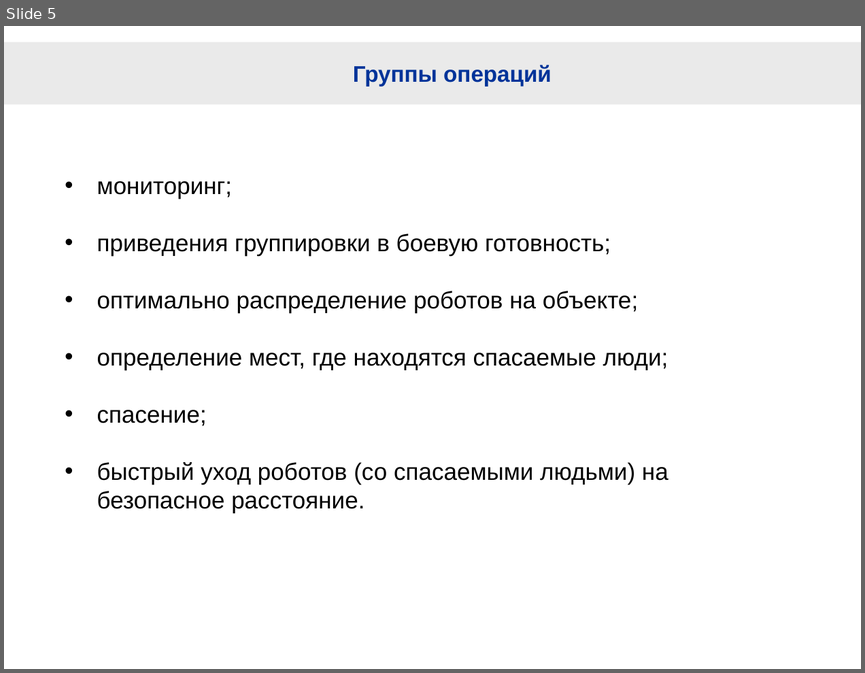
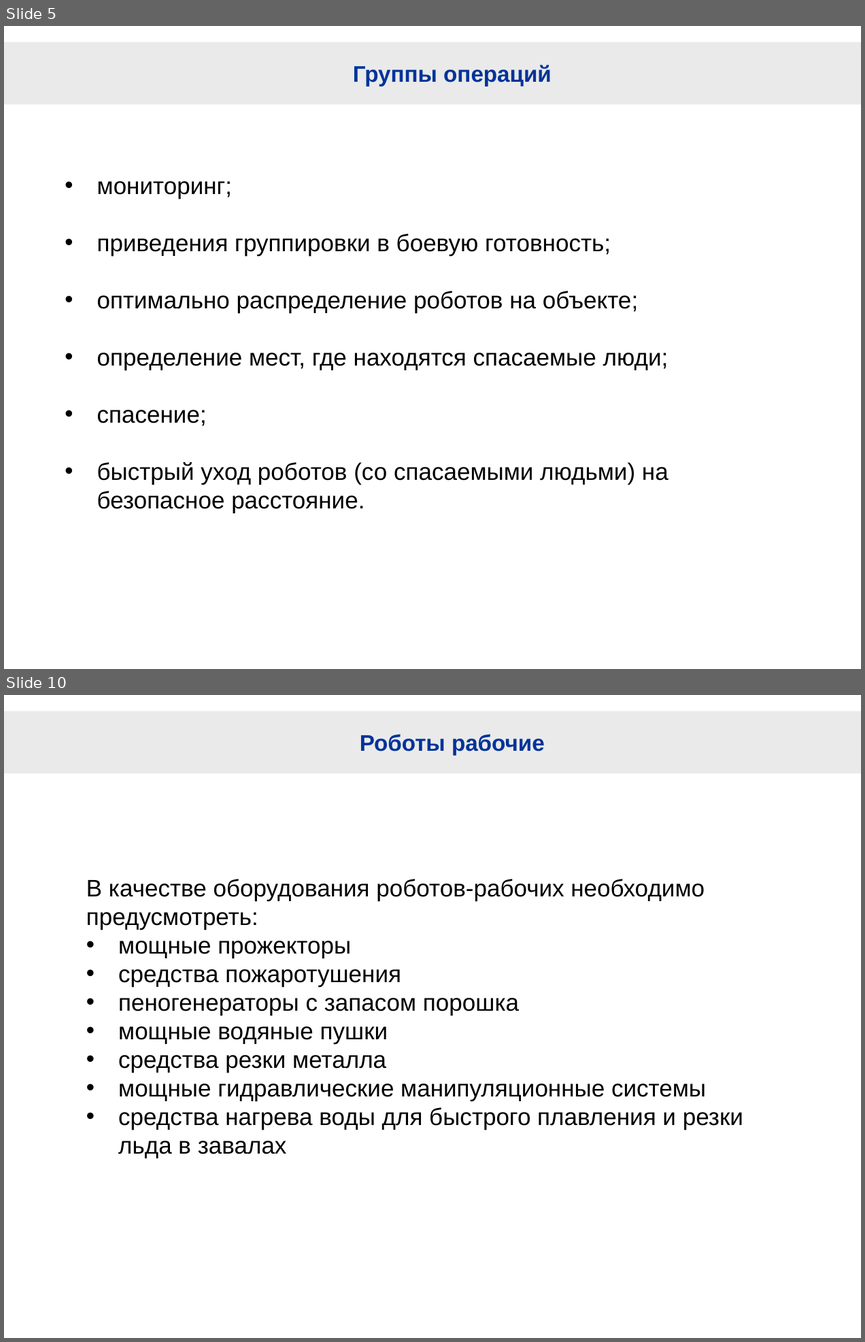
Before and after one commit to hellraptor/RescueRobots, a slide deck: RescueRobotsForNN.pptx. Shown one above the other, each under a label of ours: slide 5 before the commit, slides 5 and 10 after it; the slides between them are not shown. The pictures are 865x673 and 865x1342 pixels, drawn with LibreOffice and Linux fonts; fonts in the diff are those of the drawing; background and template pictures are left out. Boxes give left, top, right and bottom in pixels: in the first picture for what was removed or moved away, otherwise in the second. Text is boxed around its words. In the diff, an @@ line names an element or a change of style, - is before the commit and + after.

```diff
--- a/RescueRobotsForNN.pptx
+++ b/RescueRobotsForNN.pptx
@@ slide 10 added at [4,695,861,1338], background #FFFFFF; not listed: 1 template element that a slide beside it also shows @@
@@ title added at [360,734,545,756], 19 pt, text #003399, bold @@
+Роботы рабочие
@@ text added at [86,879,743,1158], 20 pt, text #000000 @@
+В качестве оборудования роботов-рабочих необходимо предусмотреть:
+• мощные прожекторы
+• средства пожаротушения
+• пеногенераторы с запасом порошка
+• мощные водяные пушки
+• средства резки металла
+• мощные гидравлические манипуляционные системы
+• средства нагрева воды для быстрого плавления и резки льда в завалах
```
Also in this commit, not shown: 1 slide changed, 9 other slides added, 3 slides removed, 1 other file.
